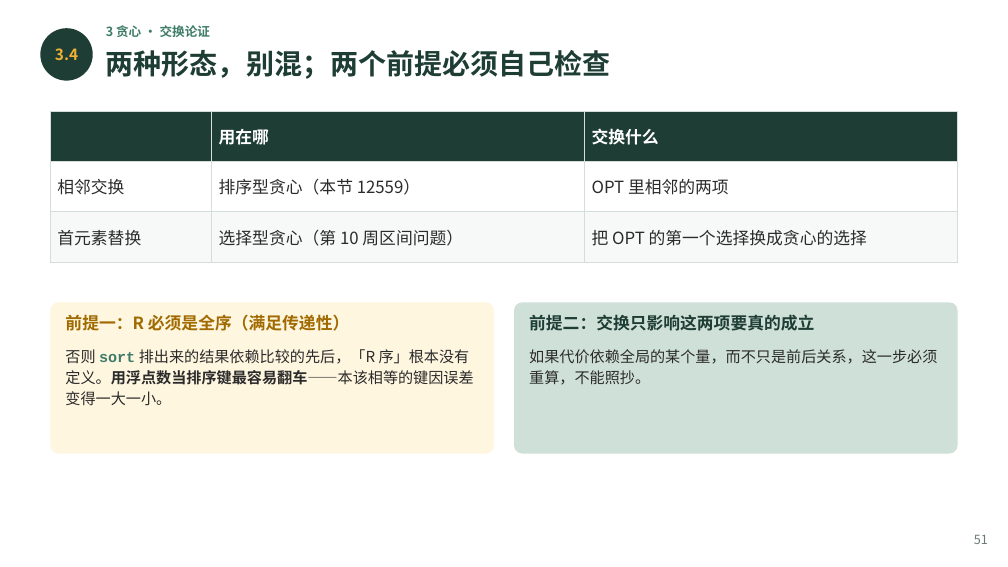
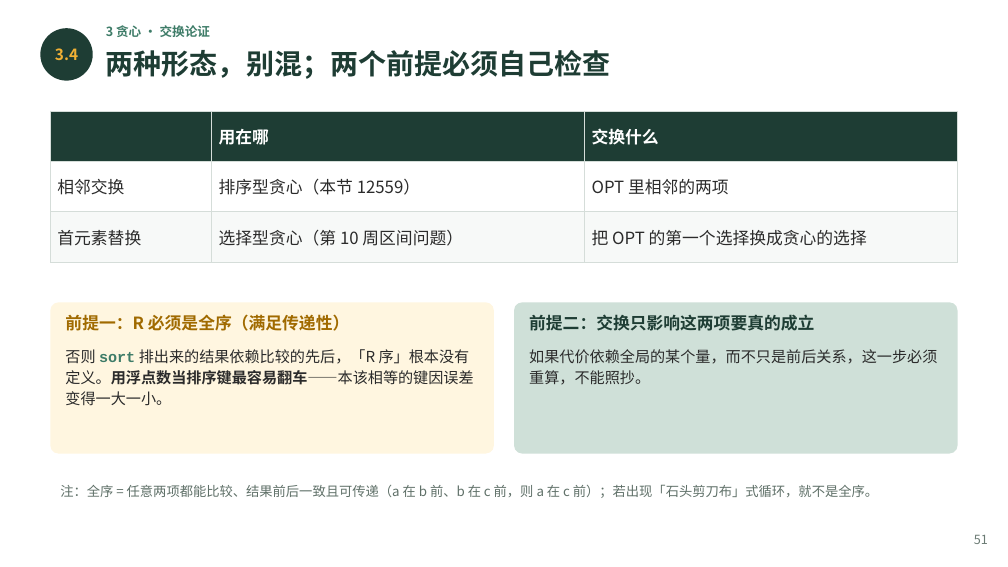
Before and after one commit to GMyhf/2026fall-cs101, a slide deck: slide 51 of courseware/202610_ADS_W06_Matrices_Sorting_Greedy.pptx. Drawn at 1008x567 pixels with LibreOffice and Linux fonts; fonts in the diff are those of the drawing. Boxes give left, top, right and bottom in pixels: in the first picture for what was removed or moved away, otherwise in the second. Text is boxed around its words. In the diff, an @@ line names an element or a change of style, - is before the commit and + after.

```diff
--- a/courseware/202610_ADS_W06_Matrices_Sorting_Greedy.pptx
+++ b/courseware/202610_ADS_W06_Matrices_Sorting_Greedy.pptx
@@ text added at (60,485,878,498), 9.5 pt, text #5F7068 @@
+注：全序 = 任意两项都能比较、结果前后一致且可传递（a 在 b 前、b 在 c 前，则 a 在 c 前）；若出现「石头剪刀布」式循环，就不是全序。
```
Also in this commit, not shown: 1 other slide changed, 1 other file.
